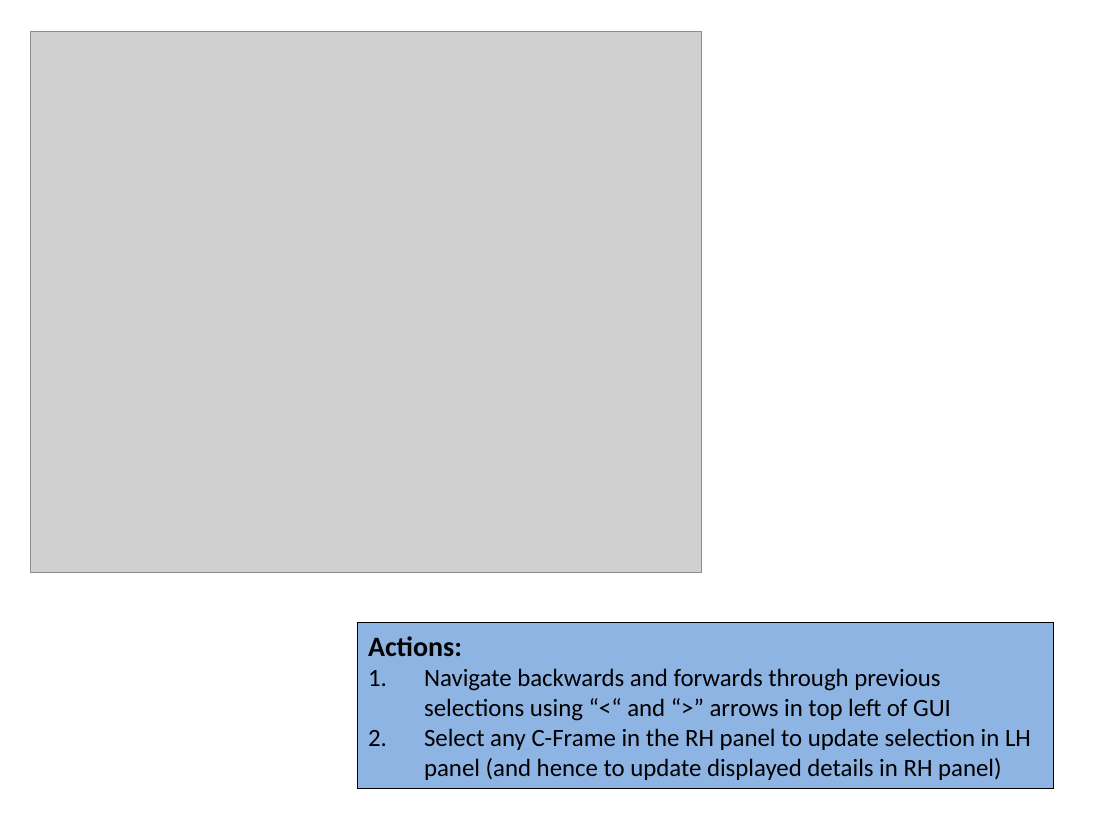
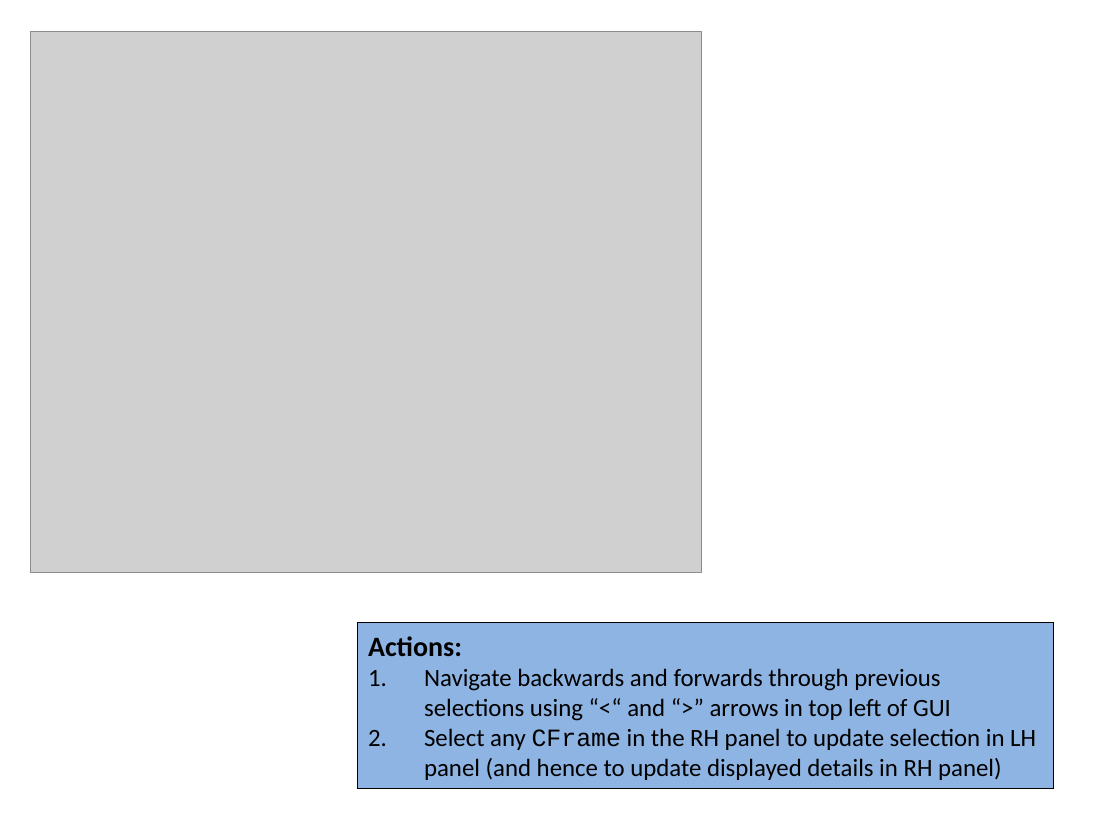
Before and after one commit to colin-puleston/mekon-hobo, a slide deck: slide 16 of docs/MEKON-HOBO Introductory Tutorial.pptx. Drawn at 1120x840 pixels with LibreOffice and Linux fonts; fonts in the diff are those of the drawing; grey boxes stand for pictures. Boxes give left, top, right and bottom in pixels: in the first picture for what was removed or moved away, otherwise in the second. Text is boxed around its words. In the diff, an @@ line names an element or a change of style, - is before the commit and + after.

```diff
--- a/docs/MEKON-HOBO Introductory Tutorial.pptx
+++ b/docs/MEKON-HOBO Introductory Tutorial.pptx
@@ text in rectangle at (424,728,1036,780): text changed @@
-2. Select any C-Frame in the RH panel to update selection in LH panel (and hence to update displayed details in RH panel)
+2. Select any CFrame in the RH panel to update selection in LH panel (and hence to update displayed details in RH panel)
```
Also in this commit, not shown: 14 other slides changed, 2 slides added, 1 slide removed.
